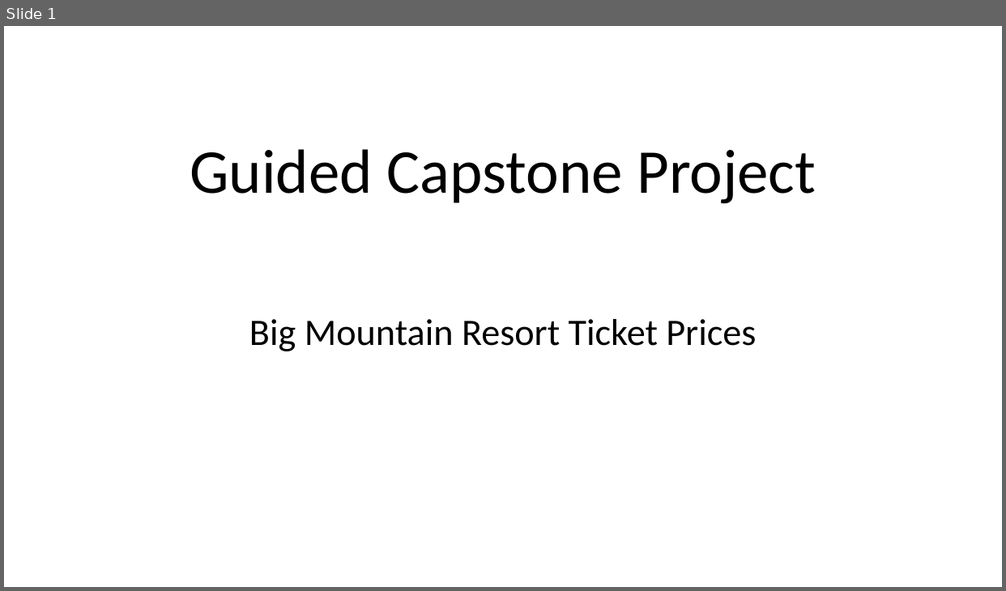
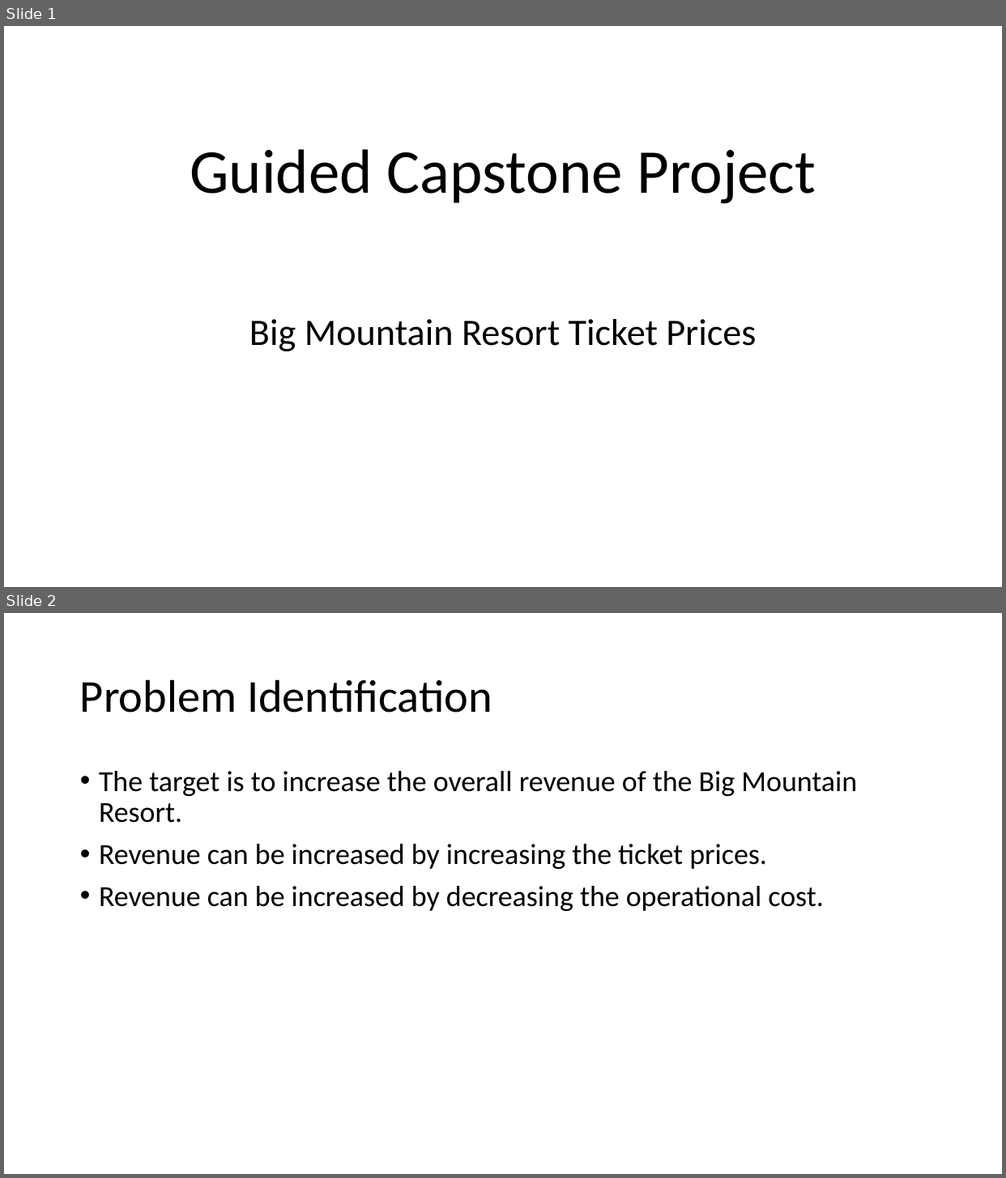
Before and after one commit to shubhamnjain23/DataScienceGuidedCapstone, a slide deck: Guided_Capstone_Slide_Deck.pptx. Shown one above the other, each under a label of ours: slide 1 before the commit, slides 1 and 2 after it. The pictures are 1006x591 and 1006x1178 pixels, drawn with LibreOffice and Linux fonts; fonts in the diff are those of the drawing. Boxes give left, top, right and bottom in pixels: in the first picture for what was removed or moved away, otherwise in the second. Text is boxed around its words. In the diff, an @@ line names an element or a change of style, - is before the commit and + after.

```diff
--- a/Guided_Capstone_Slide_Deck.pptx
+++ b/Guided_Capstone_Slide_Deck.pptx
@@ slide 2 added at [4, 613, 1002, 1174], background #FFFFFF @@
@@ title added at [80, 679, 492, 713], 44 pt, text #000000 @@
+Problem Identification
@@ text added at [99, 771, 857, 911], 28 pt, text #000000 @@
+• The target is to increase the overall revenue of the Big Mountain Resort.
+• Revenue can be increased by increasing the ticket prices.
+• Revenue can be increased by decreasing the operational cost.
```
Also in this commit, not shown: 3 slides changed, 2 other slides added, 1 other file.
